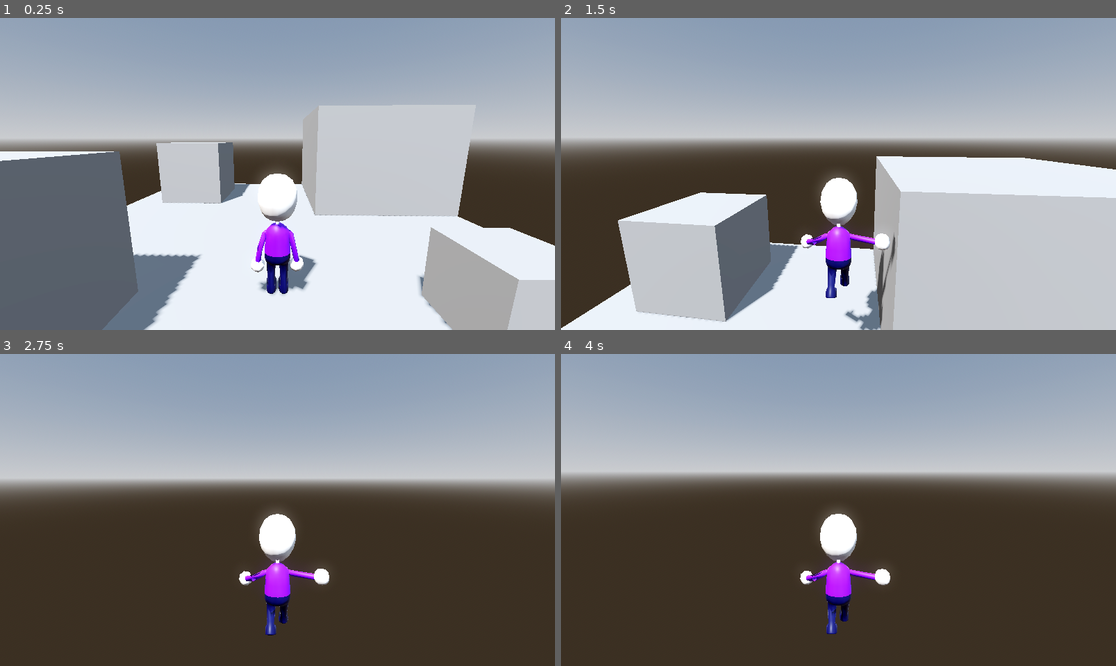
Above: before the commit, frames 1-4 (two rows, left to right).
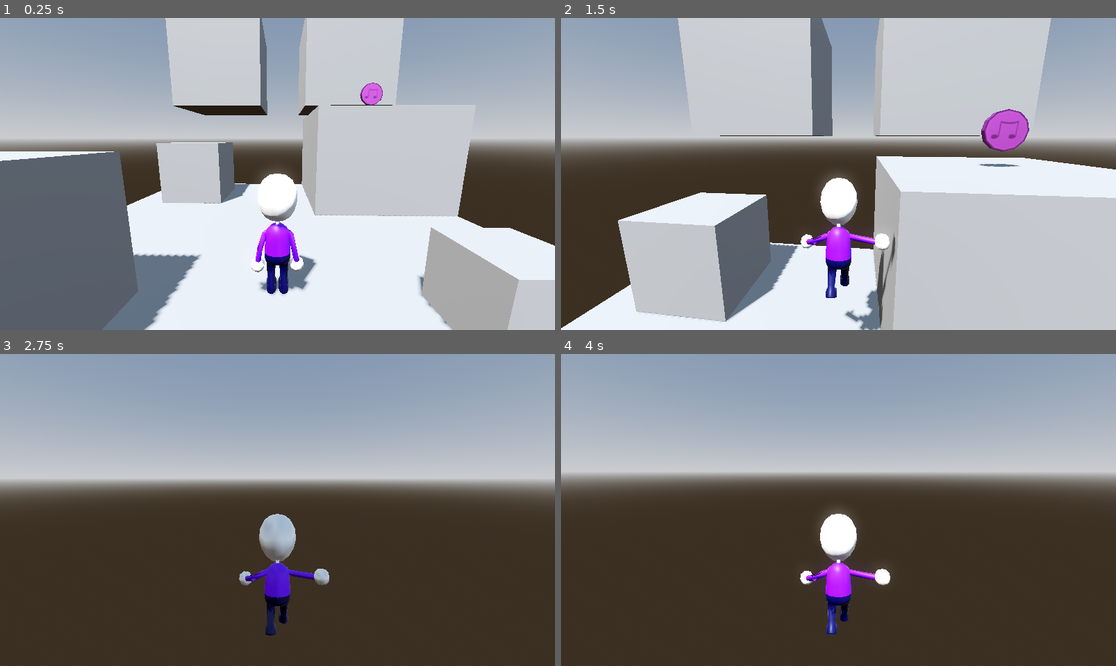
Above: after the commit, the same moments.

Repository: Zencode22/Lo-Fi_Magic
Game: Godot game, scene res://Level.tscn
Two runs of this game, one before a commit and one after it. Both use one fixed random seed, a clock stepped at 60 frames per second and the inputs below.
Inputs (mouse positions are in pixels of both pictures, inside the frame that each line leads up to):
- Up to frame 1 (0.25 s): no input
- Up to frame 2 (1.5 s): move the mouse to (866, 174) at 0.52 s; hold E (grab) 0.53-1.28 s; hold W (move_forward) from 0.53 s (still down); tap Space (jump) at 0.77 s; move the mouse to (810, 174) at 1.27 s; tap Shift (run) at 1.35 s
- Up to frame 3 (2.75 s): keep holding W (move_forward); tap Space (jump) at 1.52 s; move the mouse to (288, 503) at 2.02 s; hold E (grab) from 2.03 s (still down)
- Up to frame 4 (4 s): keep holding W (move_forward); move the mouse to (832, 516) at 2.77 s; release E (grab) at 2.78 s; tap Shift (run) at 2.85 s; tap Space (jump) at 3.02, 3.77 s; move the mouse to (877, 513) at 3.52 s; hold E (grab) from 3.53 s (still down)

The runs differ from the first frame. In frame 1, 10% of the frame differs, in the area x 29-73%, y 0-32%; in frame 2, 17%, in the area x 21-89%, y 0-48%; in frame 3, 1.8%; in frame 4, nothing differs.

Commit message:
Test Map Update

Diff:
--- a/lo-fi-magic/Level.tscn
+++ b/lo-fi-magic/Level.tscn
@@ -1,7 +1,8 @@
-[gd_scene load_steps=12 format=3 uid="uid://1qwafr6qsdnv"]
+[gd_scene load_steps=13 format=3 uid="uid://1qwafr6qsdnv"]
 
 [ext_resource type="PackedScene" uid="uid://ybnrb2sa4r6q" path="res://player.tscn" id="1_bexhn"]
 [ext_resource type="Script" uid="uid://cs0cbpmefbgs7" path="res://MovableObject.gd" id="2_t7iv1"]
+[ext_resource type="PackedScene" uid="uid://dshgsh0rtsfk" path="res://sound_token.tscn" id="3_2nifc"]
 
 [sub_resource type="ProceduralSkyMaterial" id="ProceduralSkyMaterial_epcml"]
 sky_horizon_color = Color(0.662243, 0.671743, 0.686743, 1)
@@ -91,3 +92,24 @@
 
 [node name="CollisionShape3D" type="CollisionShape3D" parent="StaticBody3D3"]
 shape = SubResource("BoxShape3D_2nifc")
+
+[node name="StaticBody3D4" type="StaticBody3D" parent="."]
+transform = Transform3D(4, 0, 0, 0, 4, 0, 0, 0, 4, -3.0801468, 5.613882, 7)
+
+[node name="MeshInstance3D" type="MeshInstance3D" parent="StaticBody3D4"]
+mesh = SubResource("BoxMesh_t7iv1")
+
+[node name="CollisionShape3D" type="CollisionShape3D" parent="StaticBody3D4"]
+shape = SubResource("BoxShape3D_2nifc")
+
+[node name="StaticBody3D5" type="StaticBody3D" parent="."]
+transform = Transform3D(4, 0, 0, 0, 4, 0, 0, 0, 4, 2.9198532, 5.613882, 7)
+
+[node name="MeshInstance3D" type="MeshInstance3D" parent="StaticBody3D5"]
+mesh = SubResource("BoxMesh_t7iv1")
+
+[node name="CollisionShape3D" type="CollisionShape3D" parent="StaticBody3D5"]
+shape = SubResource("BoxShape3D_2nifc")
+
+[node name="Sound_Token" parent="." instance=ExtResource("3_2nifc")]
+transform = Transform3D(0.25, 0, 0, 0, 0.25, 0, 0, 0, 0.25, -3.1738062, 3.675, 3.033019)
--- a/lo-fi-magic/Models/sound_token.tscn
+++ b/lo-fi-magic/sound_token.tscn
@@ -10,7 +10,16 @@
 metallic_specular = 1.0
 roughness = 0.5
 
+[sub_resource type="SphereShape3D" id="SphereShape3D_tocx3"]
+radius = 1.5
+
 [node name="Sound_Token" instance=ExtResource("1_tocx3")]
+transform = Transform3D(0.25, 0, 0, 0, 0.25, 0, 0, 0, 0.25, 0, 0, 0)
 
 [node name="Circle" parent="." index="0"]
 material_override = SubResource("StandardMaterial3D_ayf8i")
+
+[node name="PhysicalBone3D" type="PhysicalBone3D" parent="." index="1"]
+
+[node name="CollisionShape3D" type="CollisionShape3D" parent="PhysicalBone3D" index="0"]
+shape = SubResource("SphereShape3D_tocx3")
Not shown: 1 places in lo-fi-magic/sound_token.tscn that only renumber resources
